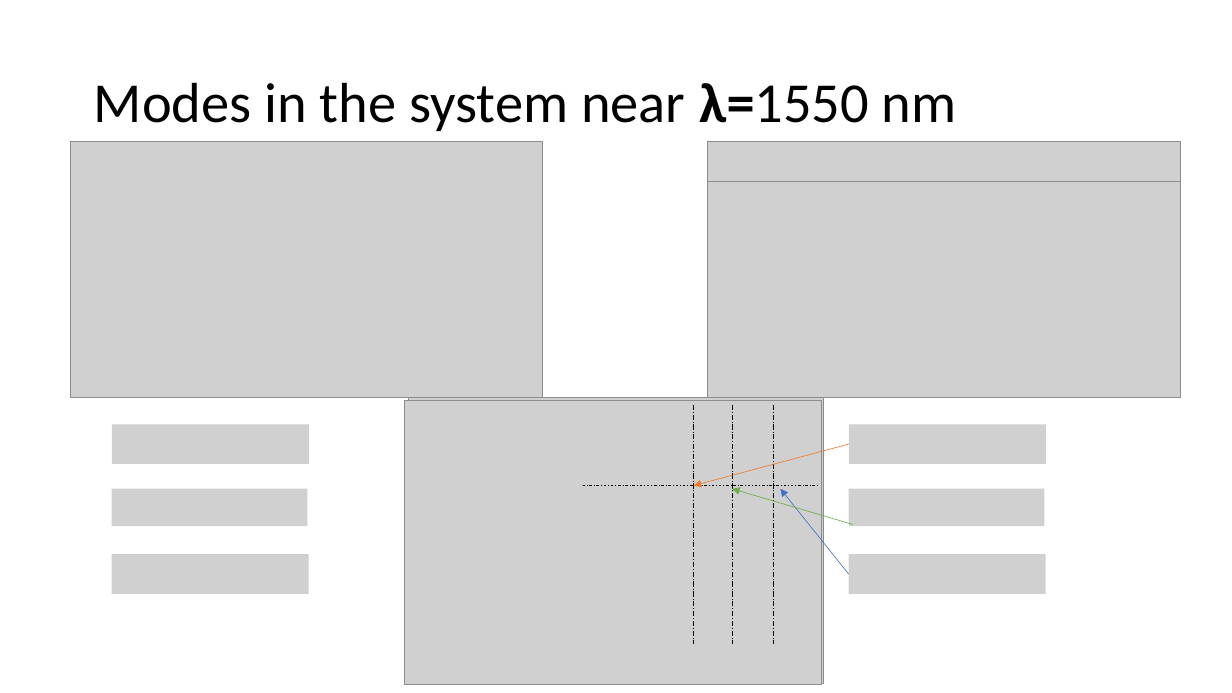
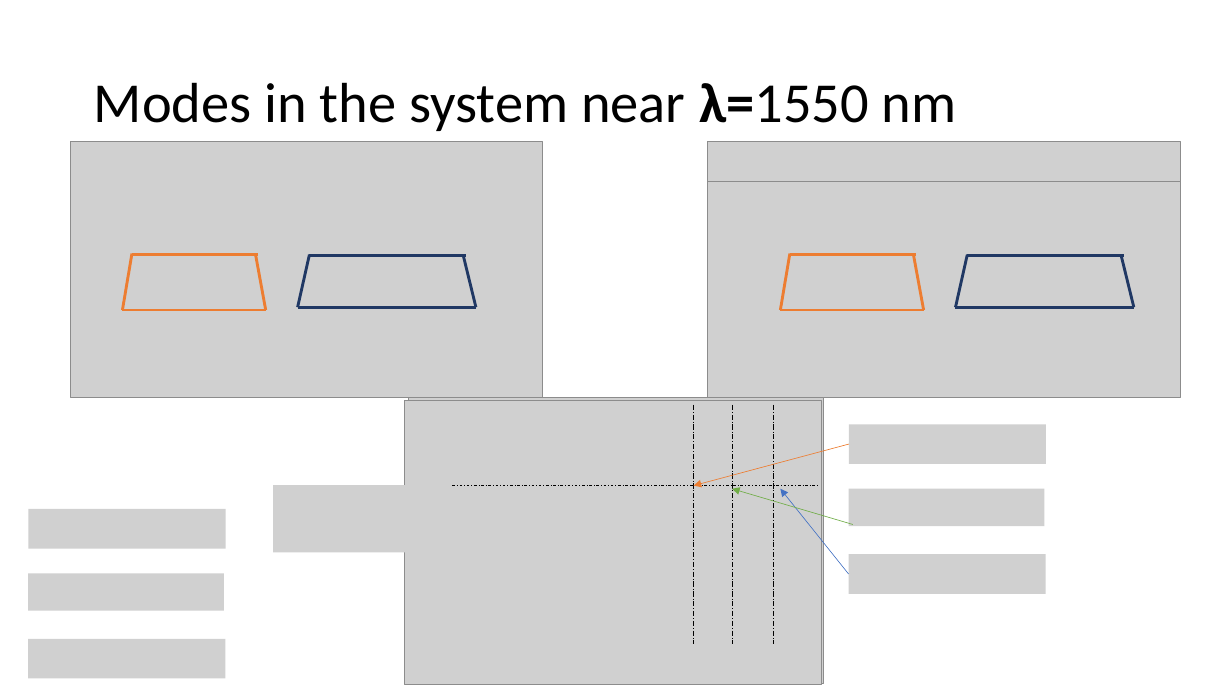
Before and after one commit to mustafacc/SiEPIC_Photonics_Package, a slide deck: slide 13 of SiEPIC_Photonics_Package/solvers_simulators/lumerical_tutorials/ContraDC_tutorial/Bandstructure/example/Understandating Contra-directional couplers photonic band diagrams.pptx (slide 5 before the commit). Drawn at 1232x693 pixels with LibreOffice and Linux fonts; fonts in the diff are those of the drawing; grey boxes stand for pictures. Boxes give left, top, right and bottom in pixels: in the first picture for what was removed or moved away, otherwise in the second. Text is boxed around its words. In the diff, an @@ line names an element or a change of style, - is before the commit and + after.

```diff
--- a/SiEPIC_Photonics_Package/solvers_simulators/lumerical_tutorials/ContraDC_tutorial/Bandstructure/example/Understandating Contra-directional couplers photonic band diagrams.pptx
+++ b/SiEPIC_Photonics_Package/solvers_simulators/lumerical_tutorials/ContraDC_tutorial/Bandstructure/example/Understandating Contra-directional couplers photonic band diagrams.pptx
@@ group added at [123,253,266,310]: 4 lines @@
@@ group added at [298,255,476,308]: 4 lines @@
@@ group added at [781,253,924,310]: 4 lines @@
@@ group added at [956,255,1134,308]: 4 lines @@
@@ picture removed at [112,424,309,464] @@
@@ picture added at [29,509,226,549] @@
@@ picture removed at [112,489,308,526] @@
@@ picture added at [274,485,406,553] @@
@@ picture removed at [450,484,582,552] @@
@@ picture removed at [112,555,309,594] @@
@@ picture added at [29,574,225,611] @@
@@ picture added at [29,639,226,678] @@
```
Also in this commit, not shown: 3 other slides changed, 9 slides added, 1 other file.
